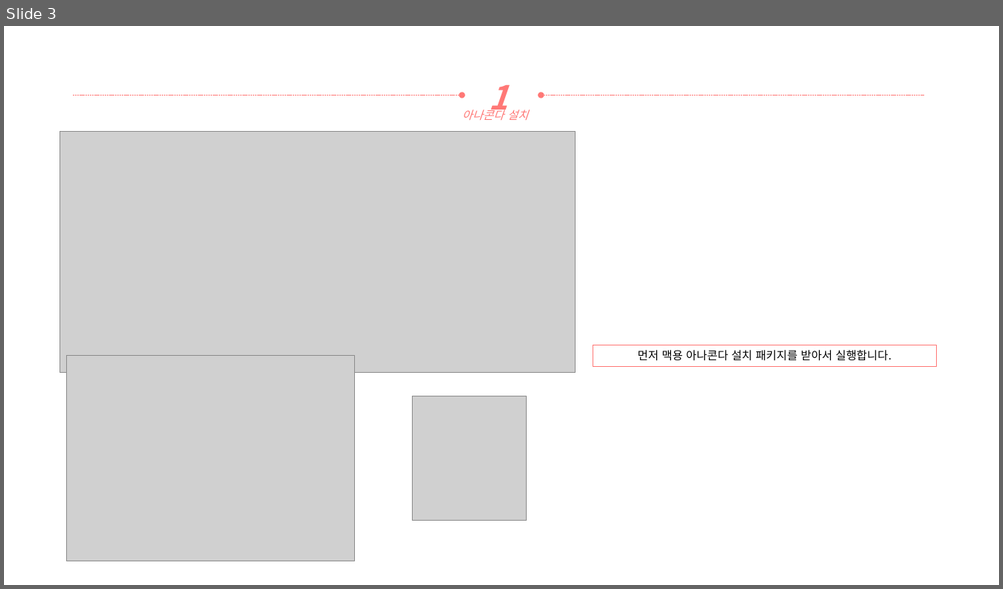
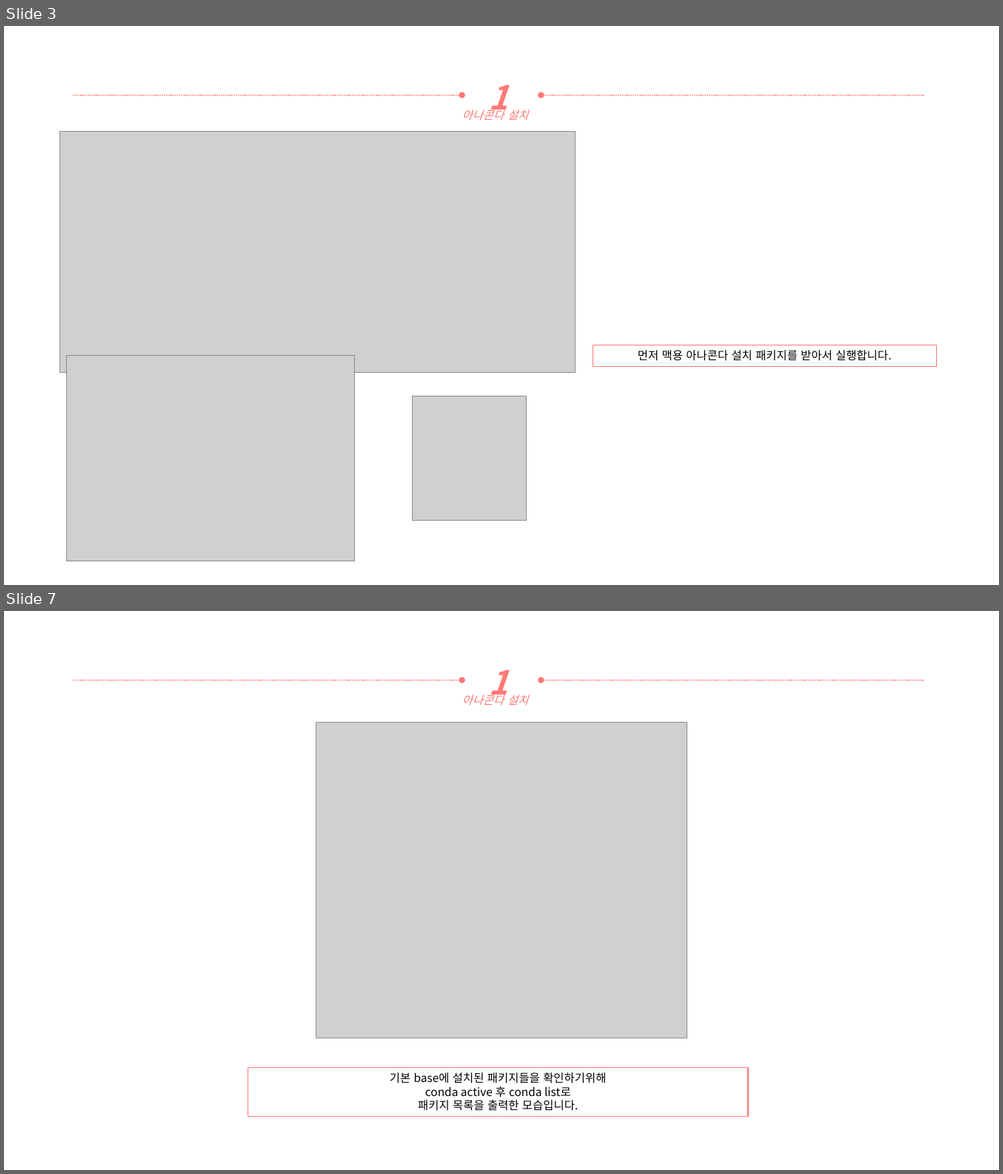
Before and after one commit to yooatom2200/Programing_Base_2, a slide deck: 2장/20164091-송희령-2주차 과제.pptx. Shown one above the other, each under a label of ours: slide 3 before the commit, slides 3 and 7 after it; the slides between them are not shown. The pictures are 1003x589 and 1003x1174 pixels, drawn with LibreOffice and Linux fonts; fonts in the diff are those of the drawing; grey boxes stand for pictures. Boxes give left, top, right and bottom in pixels: in the first picture for what was removed or moved away, otherwise in the second. Text is boxed around its words. In the diff, an @@ line names an element or a change of style, - is before the commit and + after.

```diff
--- a/2장/20164091-송희령-2주차 과제.pptx
+++ b/2장/20164091-송희령-2주차 과제.pptx
@@ slide 7 added at [4,611,999,1170], background #FFFFFF @@
@@ text added at [488,670,507,703], 32 pt, text #FF7876, bold, italic @@
+1
@@ arrow added from (73, 681) to (462, 681), #FF7876 0.5 pt dashed @@
@@ text added at [462,692,528,705], 11 pt, text #FF7876, italic @@
+아나콘다 설치
@@ arrow added from (924, 681) to (541, 681), #FF7876 0.5 pt dashed @@
@@ picture added at [316,722,687,1039] @@
@@ rectangle added at [248,1068,748,1117], outline #FF7876 1 pt, 11 pt, text #000000 @@
+기본 base에 설치된 패키지들을 확인하기위해
+conda active 후 conda list로
+패키지 목록을 출력한 모습입니다.
```
Also in this commit, not shown: 3 slides changed, 4 other slides added.
